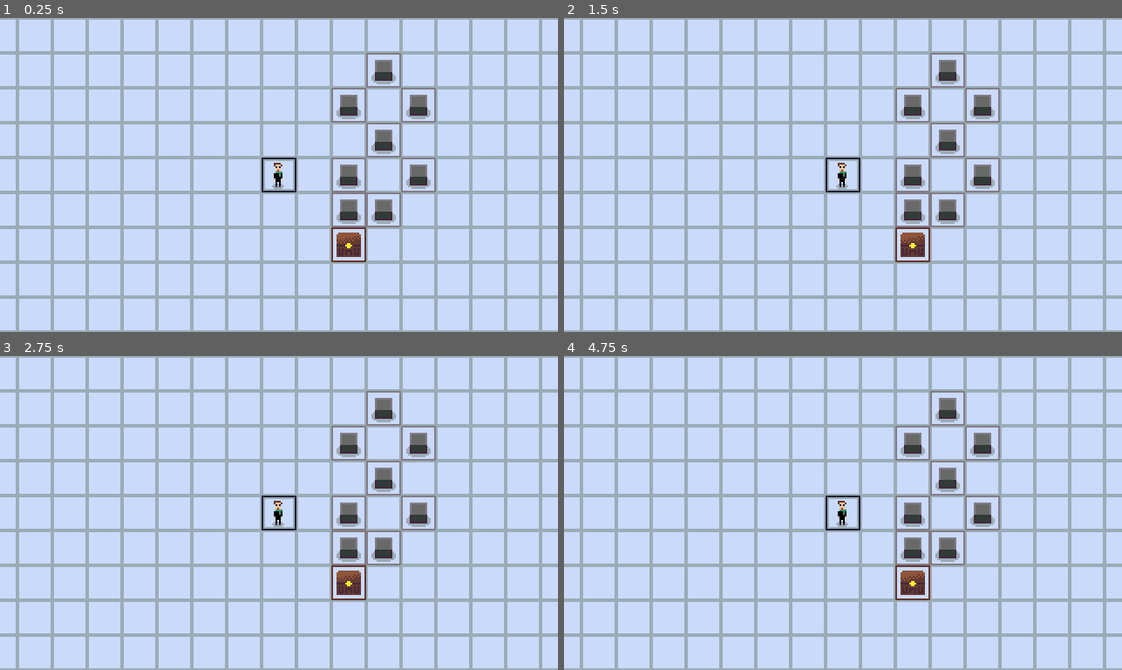
Above: before the commit, frames 1-4 (two rows, left to right).
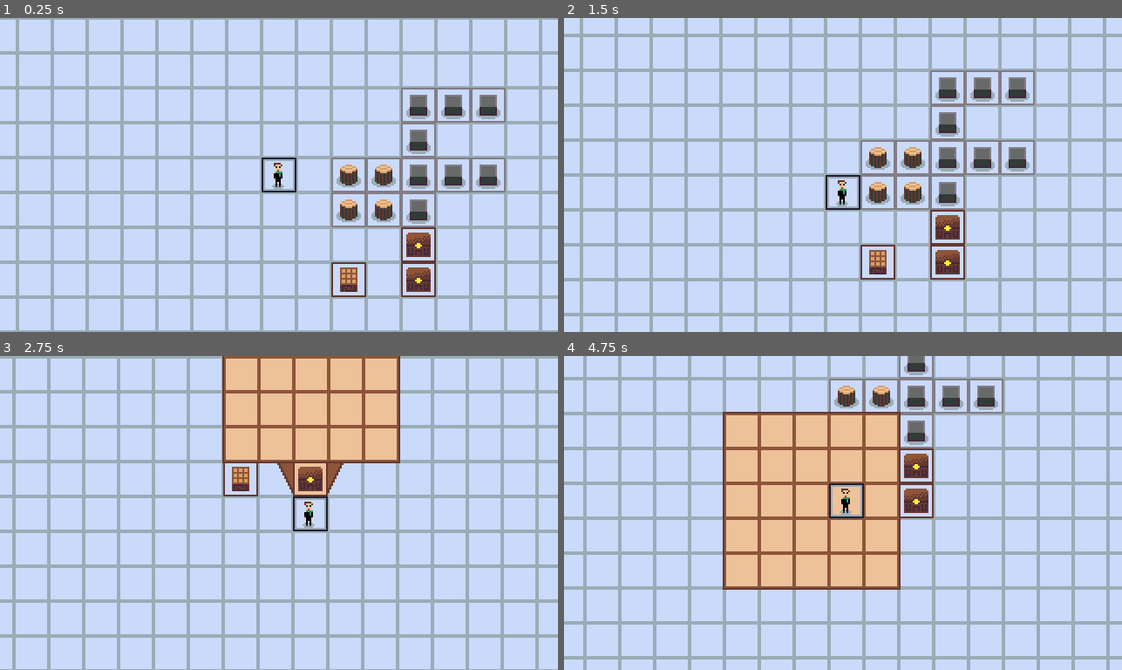
Above: after the commit, the same moments.

Repository: bojidar-bg/sokoban-sandbox
Game: Godot game, scene res://world/world.tscn
The game is run twice, just before and just after one commit, with the same random seed, the same clock (stepped at 60 frames per second) and the same inputs.
Inputs:
- Up to frame 1 (0.25 s): no input
- Up to frame 2 (1.5 s): tap Enter at 0.5 s; hold Right (move_right) 0.53-1.28 s; hold Ctrl (mod_interact) 0.53-1.28 s; tap Shift (mod_push) at 0.8, 1.35 s; hold Down (move_down) from 1.28 s (still down)
- Up to frame 3 (2.75 s): tap Ctrl (mod_interact) at 1.55 s; release Down (move_down) at 2.03 s; hold Right (move_right) from 2.03 s (still down); hold Ctrl (mod_interact) from 2.03 s (still down); tap Shift (mod_push) at 2.3 s
- Up to frame 4 (4.75 s): release Right (move_right) at 2.78 s; release Ctrl (mod_interact) at 2.78 s; hold Up (move_up) 2.78-3.53 s; tap Shift (mod_push) at 2.85, 3.8, 4.35 s; tap Ctrl (mod_interact) at 3.05, 4.55 s; hold Ctrl (mod_interact) 3.53-4.28 s; hold Left (move_left) from 3.53 s (still down)

The runs differ from the first frame. In frame 1, 6.4% of the frame differs, in the area x 59-91%, y 11-89%; in frame 2, 24%; in frame 3, 34%; in frame 4, 49%, in the area x 0-100%, y 0-100%.
Error before the commit: Parse Error: Expected a constant expression. (res://entity/entity.gd:9)

Commit message:
Better chests, crafting tables

Diff:
--- a/entity/entity.gd
+++ b/entity/entity.gd
@@ -2,56 +2,75 @@
 
 const GRID_SIZE = Vector2(20, 20)
 
-enum MoveFlags {
+enum {
 	MOVE_PUSH = 1 << 0
 	MOVE_ENTER = 1 << 1
+	MOVE_INTERACT = 1 << 2
 }
 const MOVE_DEFAULT = MOVE_PUSH | MOVE_ENTER
 
 var _moving = false
 var movement_time = 0.2 # s
 onready var tween = $tween
+onready var previous_global_position = global_position
 export var mass = 1
 
 func _ready():
-	get_parent().update_entity_position(self, get_grid_position())
+	get_parent().update_entity_position(self, get_grid_position(), Vector2())
+
+func _exit_tree():
+	get_parent().remove_entity(self)
+
+func get_resource_name():
+	return get_filename().get_file().get_basename()
 
 func get_grid_position():
 	return (position / GRID_SIZE).floor()
 
-func set_grid_position(grid_position):
-	position = grid_position.floor() * GRID_SIZE
-
-	get_parent().update_entity_position(self, get_grid_position())
+func get_mass():
+	return mass
 
 func move(offset, strength = mass, flags = MOVE_DEFAULT): # -> bool (could move)
-	strength -= mass
+	strength -= get_mass()
 	if offset.length_squared() < 0.01:
 		return true
 
 	if _moving or strength < 0:
 		return false
 
-	var original_moving_position = $moving.global_position
-
 	var to_push = get_parent().get_entity_at_position(get_grid_position() + offset)
 	if to_push != null:
 		if not (bool(flags & MOVE_PUSH) and to_push.move(offset, strength, flags)):
 			return false # Likely not enough strength
 
-	_moving = true
+	move_nocheck(offset)
+
+	return true
+
+func move_nocheck(offset):
+	if not _moving:
+		previous_global_position = global_position
 
 	position += offset * GRID_SIZE
 
-	get_parent().update_entity_position(self, get_grid_position())
+	var was_moving = _moving
+	_moving = true
+
+	get_parent().update_entity_position(self, get_grid_position(), offset)
+
+	if was_moving:
+		return
 
 	tween.remove_all()
-	$moving.global_position = original_moving_position
+	$moving.global_position = previous_global_position
 	tween.interpolate_property(
-		$moving, "global_position",
-		original_moving_position, global_position,
+		$moving, "position",
+		$moving.position, Vector2(),
 		movement_time, Tween.TRANS_CUBIC, Tween.EASE_OUT)
 	tween.start()
+
 	yield(tween, "tween_completed")
 
+	previous_global_position = global_position
+
 	_moving = false
--- a/entity/entity.tscn
+++ b/entity/entity.tscn
@@ -3,7 +3,7 @@
 [ext_resource path="res://entity/entity.gd" type="Script" id=1]
 [ext_resource path="res://entity/entity_frame.png" type="Texture" id=2]
 
-[node name="entity" type="Node2D"]
+[node name="entity" type="Node2D" index="0"]
 
 script = ExtResource( 1 )
 mass = 1
@@ -20,7 +20,7 @@
 [node name="tween" type="Tween" parent="." index="2"]
 
 repeat = false
-playback_process_mode = 0
+playback_process_mode = 1
 playback_speed = 1.0
 playback/active = false
 playback/repeat = false
--- a/entity/inventory/chest.gd
+++ /dev/null
@@ -1,52 +0,0 @@
-extends "res://entity/entity.gd"
-
-onready var inventory = $inventory
-
-func _ready():
-	pass
-
-func get_active_camera():
-	for camera in get_tree().get_nodes_in_group("__cameras_%d" % get_viewport().get_viewport_rid().get_id()):
-		if camera.current:
-			return camera
-
-func move(offset, strength = 0, flags = MOVE_DEFAULT):
-	if flags & MOVE_ENTER:
-		var to_push = inventory.get_entity_at_position(inventory.get_inside_position(offset))
-		if to_push != null:
-			if flags & MOVE_PUSH:
-				if to_push.move(offset, strength, flags):
-					return true
-				# ! no else here
-			else:
-				return false
-		else:
-			return true
-	return .move(offset, strength, flags)
-
-func move_into(entity, comming_from):
-	var offset = entity.get_grid_position() - comming_from
-
-	var camera = get_active_camera()
-	if camera and entity.is_a_parent_of(camera):
-		inventory.visible = true
-
-	if entity.is_inside_tree():
-		entity.get_parent().remove_child(entity)
-
-	inventory.add_child(entity)
-	entity.set_grid_position(inventory.get_inside_position(offset))
-
-func move_out(entity, offset):
-	var new_position = get_grid_position() + offset
-	inventory.remove_entity(entity)
-
-	var camera = get_active_camera()
-	if camera and entity.is_a_parent_of(camera):
-		inventory.visible = false
-
-	if entity.is_inside_tree():
-		entity.get_parent().remove_child(entity)
-
-	get_parent().add_child(entity)
-	entity.set_grid_position(new_position)
--- a/entity/inventory/chest.tscn
+++ b/entity/inventory/chest.tscn
@@ -1,51 +1,12 @@
-[gd_scene load_steps=6 format=2]
+[gd_scene load_steps=3 format=2]
 
-[ext_resource path="res://entity/entity.tscn" type="PackedScene" id=1]
-[ext_resource path="res://entity/inventory/chest.gd" type="Script" id=2]
-[ext_resource path="res://entity/inventory/inventories.png" type="Texture" id=3]
-[ext_resource path="res://entity/inventory/inventory.gd" type="Script" id=4]
-[ext_resource path="res://entity/inventory/grid.png" type="Texture" id=5]
+[ext_resource path="res://entity/inventory/inventory_entity.tscn" type="PackedScene" id=1]
+[ext_resource path="res://entity/inventory/inventories.png" type="Texture" id=2]
 
-[node name="chest" instance=ExtResource( 1 )]
-
-script = ExtResource( 2 )
-
-[node name="frame" parent="." index="0"]
-
-frame = 1
+[node name="chest" index="0" instance=ExtResource( 1 )]
 
 [node name="inventories" type="Sprite" parent="moving" index="0"]
 
-texture = ExtResource( 3 )
+texture = ExtResource( 2 )
 hframes = 6
 _sections_unfolded = [ "Animation" ]
-
-[node name="inventory" type="Node2D" parent="." index="3"]
-
-visible = false
-z_index = 5
-script = ExtResource( 4 )
-_sections_unfolded = [ "Z Index" ]
-rect = Rect2( -3, -2, 6, 4 )
-
-[node name="background" type="Node2D" parent="inventory" index="0"]
-
-z_index = -2
-_sections_unfolded = [ "Z Index" ]
-
-[node name="texture_rect" type="TextureRect" parent="inventory/background" index="0"]
-
-anchor_left = 0.0
-anchor_top = 0.0
-anchor_right = 0.0
-anchor_bottom = 0.0
-margin_right = 40.0
-margin_bottom = 40.0
-rect_pivot_offset = Vector2( 0, 0 )
-rect_clip_content = false
-mouse_filter = 1
-mouse_default_cursor_shape = 0
-size_flags_horizontal = 1
-size_flags_vertical = 1
-texture = ExtResource( 5 )
-stretch_mode = 2
--- /dev/null
+++ b/entity/inventory/crafting_table.gd
@@ -0,0 +1,90 @@
+extends "res://entity/inventory/inventory_entity.gd"
+
+onready var result_inventory = $result_inventory
+var pending_entity = null
+
+func move(offset, strength = 0, flags = MOVE_DEFAULT):
+	if flags & MOVE_INTERACT:
+		_update_pending()
+		if pending_entity != null:
+			for i in range(3):
+				for j in range(3):
+					var entity = inventory.get_entity_at_position(Vector2(j - 1, i - 1))
+					if entity != null:
+						entity.free()
+			var put_inside = true
+
+			if flags & MOVE_PUSH:
+				put_inside = not pending_entity.move(offset, strength, MOVE_PUSH)
+
+			if put_inside:
+				result_inventory.remove_child(pending_entity)
+				inventory.add_child(pending_entity)
+				pending_entity = null
+				return true
+			else:
+				pending_entity = null
+		return false
+	return .move(offset, strength, flags & (~MOVE_INTERACT))
+
+func update_inside_camera_view():
+	result_inventory.visible = false
+	.update_inside_camera_view()
+
+func update_outside_camera_view():
+	if Input.is_action_pressed("mod_interact") and should_show_inventory():
+		_update_pending()
+		display_frame.visible = false
+		inventory.visible = false
+		result_inventory.visible = true
+		$moving.z_index = 0
+	else:
+		result_inventory.visible = false
+		.update_outside_camera_view()
+
+func _update_pending():
+	var wanted = _match_recipe()
+	var current = pending_entity.get_filename() if pending_entity else ""
+	if wanted != current:
+		if pending_entity != null:
+			pending_entity.free()
+			pending_entity = null
+
+		if wanted != "":
+			pending_entity = load(wanted).instance()
+			pending_entity.position = Vector2(0, 0)
+			result_inventory.add_child(pending_entity)
+
+func _match_recipe():
+	var rows = {}
+	var cols = {}
+
+	for i in range(3):
+		for j in range(3):
+			var entity = inventory.get_entity_at_position(Vector2(j - 1, i - 1))
+			if entity != null:
+				cols[i] = true
+				rows[j] = true
+
+	if cols.has(0) and cols.has(2):
+		cols[1] = true
+	if rows.has(0) and rows.has(2):
+		rows[1] = true
+
+	var recipe_string = ""
+	for i in range(3): if cols.has(i):
+		if recipe_string != "":
+			recipe_string += " |"
+		for j in range(3): if rows.has(j):
+			if recipe_string != "":
+				recipe_string += " "
+			var entity = inventory.get_entity_at_position(Vector2(j - 1, i - 1))
+			recipe_string += entity.get_resource_name() if entity != null else "_"
+
+	var recipes = {
+		"stone stone | stone stone": "res://entity/inventory/chest.tscn",
+		"log log": "res://entity/inventory/crafting_table.tscn",
+		"log | log": "res://entity/inventory/crafting_table.tscn",
+	}
+
+	return recipes[recipe_string] if recipe_string in recipes else ""
--- /dev/null
+++ b/entity/inventory/crafting_table.tscn
@@ -0,0 +1,48 @@
+[gd_scene load_steps=6 format=2]
+
+[ext_resource path="res://entity/inventory/inventory_entity.tscn" type="PackedScene" id=1]
+[ext_resource path="res://entity/inventory/crafting_table.gd" type="Script" id=2]
+[ext_resource path="res://entity/inventory/inventories.png" type="Texture" id=3]
+[ext_resource path="res://entity/inventory/inventory_grid.gd" type="Script" id=4]
+[ext_resource path="res://entity/inventory/grid.png" type="Texture" id=5]
+
+[node name="crafting_table" index="0" instance=ExtResource( 1 )]
+
+script = ExtResource( 2 )
+
+[node name="inventories" type="Sprite" parent="moving" index="0"]
+
+texture = ExtResource( 3 )
+hframes = 6
+frame = 1
+_sections_unfolded = [ "Animation" ]
+
+[node name="result_inventory" type="Node2D" parent="." index="5"]
+
+visible = false
+script = ExtResource( 4 )
+rect = Rect2( 0, 0, 0, 0 )
+
+[node name="background" type="Node2D" parent="result_inventory" index="0"]
+
+[node name="texture_rect" type="NinePatchRect" parent="result_inventory/background" index="0"]
+
+anchor_left = 0.0
+anchor_top = 0.0
+anchor_right = 0.0
+anchor_bottom = 0.0
+margin_right = 42.0
+margin_bottom = 42.0
+rect_pivot_offset = Vector2( 0, 0 )
+rect_clip_content = false
+mouse_filter = 2
+mouse_default_cursor_shape = 0
+size_flags_horizontal = 1
+size_flags_vertical = 1
+texture = ExtResource( 5 )
+patch_margin_left = 1
+patch_margin_top = 1
+patch_margin_right = 1
+patch_margin_bottom = 1
+axis_stretch_horizontal = 1
+axis_stretch_vertical = 1
--- /dev/null
+++ b/entity/inventory/inventory_entity.gd
@@ -0,0 +1,92 @@
+extends "res://entity/entity.gd"
+
+onready var inventory = $inventory
+onready var display_frame = $display_frame
+var is_camera_inside = false
+var internal_mass = 0
+
+func _ready():
+	pass
+
+func get_mass():
+	return mass + inventory.get_total_mass()
+
+func move(offset, strength = 0, flags = MOVE_DEFAULT):
+	if flags & MOVE_ENTER:
+		var to_push = inventory.get_entity_at_position(inventory.get_inside_position(offset))
+		if to_push != null:
+			if flags & MOVE_PUSH:
+				if to_push.move(offset, strength, flags):
+					return true
+				# ! no else here
+			else:
+				return false
+		else:
+			return true
+	return .move(offset, strength, flags & (~MOVE_ENTER))
+
+func move_into(entity, offset):
+	var camera = _get_active_camera()
+	if camera and entity.is_a_parent_of(camera):
+		is_camera_inside = true
+
+	if entity.is_inside_tree():
+		entity.get_parent().remove_child(entity)
+
+	inventory.add_child(entity)
+
+	entity.position = (inventory.get_inside_position(offset) - offset) * GRID_SIZE
+	entity.move_nocheck(offset)
+
+func move_out(entity, offset):
+	var camera = _get_active_camera()
+	if camera and entity.is_a_parent_of(camera):
+		is_camera_inside = false
+
+	if entity.is_inside_tree():
+		entity.get_parent().remove_child(entity)
+
+	get_parent().add_child(entity)
+	entity.position = position
+	entity.move_nocheck(offset)
+
+func _process(delta):
+	if is_camera_inside:
+		update_inside_camera_view()
+	else:
+		call_deferred("update_outside_camera_view")
+
+func update_inside_camera_view():
+	var camera_global_position = _get_active_camera().get_global_position()
+	display_frame.visible = false
+	inventory.visible = true
+	$moving.z_index = 2
+	inventory.position = inventory.global_position - camera_global_position
+
+func should_show_inventory():
+	var camera_global_position = _get_active_camera().get_global_position()
+	var offset = ((global_position - camera_global_position) / GRID_SIZE).round()
+	return (
+		get_parent() == _get_active_camera().get_node("../../..") # HAACK
+		and offset.length_squared() < 2
+		and not Input.is_action_pressed("mod_push")
+	)
+
+
+func update_outside_camera_view():
+	var camera_global_position = _get_active_camera().get_global_position()
+	var offset = ((global_position - camera_global_position) / GRID_SIZE).round()
+	var inside = inventory.get_inside_position(offset)
+	var show_inventory = should_show_inventory()
+
+	display_frame.visible = show_inventory
+	display_frame.rotation = offset.angle() - PI / 2
+	$moving.z_index = 2 if show_inventory else 0
+
+	inventory.visible = show_inventory
+	inventory.position = global_position - camera_global_position - inside * GRID_SIZE
+
+func _get_active_camera():
+	for camera in get_tree().get_nodes_in_group("__cameras_%d" % get_viewport().get_viewport_rid().get_id()):
+		if camera.current:
+			return camera
--- /dev/null
+++ b/entity/inventory/inventory_entity.tscn
@@ -0,0 +1,58 @@
+[gd_scene load_steps=6 format=2]
+
+[ext_resource path="res://entity/entity.tscn" type="PackedScene" id=1]
+[ext_resource path="res://entity/inventory/inventory_entity.gd" type="Script" id=2]
+[ext_resource path="res://entity/inventory/inventory_grid.gd" type="Script" id=3]
+[ext_resource path="res://entity/inventory/grid.png" type="Texture" id=4]
+[ext_resource path="res://entity/inventory/grid_frame.png" type="Texture" id=5]
+
+[node name="inventory_entity" index="0" instance=ExtResource( 1 )]
+
+script = ExtResource( 2 )
+
+[node name="frame" parent="." index="0"]
+
+frame = 1
+
+[node name="inventory" type="Node2D" parent="." index="3"]
+
+visible = false
+z_index = 5
+script = ExtResource( 3 )
+_sections_unfolded = [ "Z Index" ]
+rect = Rect2( -2, -2, 4, 4 )
+
+[node name="background" type="Node2D" parent="inventory" index="0"]
+
+z_index = -2
+_sections_unfolded = [ "Z Index" ]
+
+[node name="texture_rect" type="NinePatchRect" parent="inventory/background" index="0"]
+
+anchor_left = 0.0
+anchor_top = 0.0
+anchor_right = 0.0
+anchor_bottom = 0.0
+margin_right = 42.0
+margin_bottom = 42.0
+rect_pivot_offset = Vector2( 0, 0 )
+rect_clip_content = false
+mouse_filter = 2
+mouse_default_cursor_shape = 0
+size_flags_horizontal = 1
+size_flags_vertical = 1
+texture = ExtResource( 4 )
+patch_margin_left = 1
+patch_margin_top = 1
+patch_margin_right = 1
+patch_margin_bottom = 1
+axis_stretch_horizontal = 1
+axis_stretch_vertical = 1
+_sections_unfolded = [ "Axis Stretch" ]
+
+[node name="display_frame" type="Sprite" parent="." index="4"]
+
+visible = false
+z_index = 1
+texture = ExtResource( 5 )
+_sections_unfolded = [ "Z Index" ]
--- a/entity/inventory/inventory.gd
+++ b/entity/inventory/inventory_grid.gd
@@ -3,16 +3,16 @@
 export var rect = Rect2(-1, -1, 2, 2)
 
 func _ready():
-	$background/texture_rect.rect_position = (rect.position - Vector2(0.5, 0.5)) * GRID_SIZE
-	$background/texture_rect.rect_size = (rect.size + Vector2(1, 1)) * GRID_SIZE
+	$background/texture_rect.rect_position = (rect.position - Vector2(0.5, 0.5)) * GRID_SIZE - Vector2(1, 1)
+	$background/texture_rect.rect_size = (rect.size + Vector2(1, 1)) * GRID_SIZE + Vector2(2, 2)
 
-func update_entity_position(entity, pos):
-	var offset = get_outside_offset(pos)
+func update_entity_position(entity, pos, offset):
+	var outside_offset = get_outside_offset(pos)
 
-	if offset != Vector2():
+	if outside_offset != Vector2():
 		get_parent().move_out(entity, offset)
 	else:
-		.update_entity_position(entity, pos)
+		.update_entity_position(entity, pos, offset)
 
 func get_entity_at_position(pos):
 	var offset = get_outside_offset(pos)
@@ -35,13 +35,20 @@
 	return offset
 
 func get_inside_position(offset):
-	var pos = Vector2()
+	var pos = offset
 	if offset.x < 0:
-		pos.x += rect.end.x
+		pos.x += rect.end.x + 1
 	elif offset.x > 0:
-		pos.x += rect.position.x
+		pos.x += rect.position.x - 1
+
 	if offset.y < 0:
-		pos.y += rect.end.y
+		pos.y += rect.end.y + 1
 	elif offset.y > 0:
-		pos.y += rect.position.y
+		pos.y += rect.position.y - 1
 	return pos
+
+func get_total_mass():
+	var mass = 0
+	for entity in entities:
+		mass += entity.get_mass()
+	return mass
--- /dev/null
+++ b/entity/resource/log.tscn
@@ -0,0 +1,11 @@
+[gd_scene load_steps=2 format=2]
+
+[ext_resource path="res://entity/resource/resource.tscn" type="PackedScene" id=1]
+
+[node name="log" instance=ExtResource( 1 )]
+
+mass = 3
+
+[node name="resource" parent="moving" index="0"]
+
+frame = 1
--- a/entity/resource.tscn
+++ b/entity/resource/resource.tscn
@@ -1,11 +1,9 @@
 [gd_scene load_steps=3 format=2]
 
 [ext_resource path="res://entity/entity.tscn" type="PackedScene" id=1]
-[ext_resource path="res://entity/resources.png" type="Texture" id=2]
+[ext_resource path="res://entity/resource/resources.png" type="Texture" id=2]
 
 [node name="resource" instance=ExtResource( 1 )]
-
-mass = 5
 
 [node name="resource" type="Sprite" parent="moving" index="0"]
 
--- /dev/null
+++ b/entity/resource/stone.tscn
@@ -0,0 +1,7 @@
+[gd_scene load_steps=2 format=2]
+
+[ext_resource path="res://entity/resource/resource.tscn" type="PackedScene" id=1]
+
+[node name="stone" index="0" instance=ExtResource( 1 )]
+
+mass = 5
--- a/grid.gd
+++ b/grid.gd
@@ -5,13 +5,13 @@
 var entities = {} # Entity -> Vector2
 var positions = {} # Vector2 -> Entity
 
-func update_entity_position(entity, pos):
+func update_entity_position(entity, pos, offset):
 	if entity in entities:
 		positions.erase(entities[entity])
+
 	if pos in positions:
 		if entity != positions[pos]:
-			positions[pos].move_into(entity, entities[entity])
-			entities.erase(entity)
+			positions[pos].move_into(entity, offset)
 	else:
 		entities[entity] = pos
 		positions[pos] = entity
--- a/player/player.gd
+++ b/player/player.gd
@@ -1,6 +1,7 @@
 extends "res://entity/entity.gd"
 
 export var strength = 2
+var last_horizontal = false
 
 func _ready():
 	# Called when the node is added to the scene for the first time.
@@ -14,13 +15,26 @@
 			flags = MOVE_PUSH
 		else:
 			flags = MOVE_DEFAULT
+		if Input.is_action_pressed("mod_interact"):
+			flags |= MOVE_INTERACT
+
+		var direction = Vector2(0, 0)
 
 		if Input.is_action_pressed("move_right"):
-			move(Vector2(1, 0), strength + mass, flags)
+			direction.x += 1
 		if Input.is_action_pressed("move_left"):
-			move(Vector2(-1, 0), strength + mass, flags)
+			direction.x -= 1
 		if Input.is_action_pressed("move_down"):
-			move(Vector2(0, 1), strength + mass, flags)
+			direction.y += 1
 		if Input.is_action_pressed("move_up"):
-			move(Vector2(0, -1), strength + mass, flags)
+			direction.y -= 1
+
+		if direction.x != 0 and direction.y != 0:
+			if last_horizontal:
+				direction.y = 0
+			else:
+				direction.x = 0
+			last_horizontal = not last_horizontal
+
+		move(direction, strength + mass, flags)
 		$moving/overlay/label.text = str(get_grid_position())
--- a/project.godot
+++ b/project.godot
@@ -69,4 +69,5 @@
 
 [rendering]
 
+quality/2d/use_pixel_snap=true
 environment/default_environment="res://default_env.tres"
--- a/world/world.tscn
+++ b/world/world.tscn
@@ -1,13 +1,16 @@
-[gd_scene load_steps=7 format=2]
+[gd_scene load_steps=10 format=2]
 
 [ext_resource path="res://world/world.gd" type="Script" id=1]
 [ext_resource path="res://world/grid.png" type="Texture" id=2]
 [ext_resource path="res://world/world_background.gd" type="Script" id=3]
 [ext_resource path="res://player/player.tscn" type="PackedScene" id=4]
 [ext_resource path="res://entity/inventory/chest.tscn" type="PackedScene" id=5]
-[ext_resource path="res://entity/resource.tscn" type="PackedScene" id=6]
+[ext_resource path="res://entity/inventory/crafting_table.tscn" type="PackedScene" id=6]
+[ext_resource path="res://entity/resource/log.tscn" type="PackedScene" id=7]
+[ext_resource path="res://entity/entity.gd" type="Script" id=8]
+[ext_resource path="res://entity/resource/stone.tscn" type="PackedScene" id=9]
 
-[node name="world" type="Node2D" index="0"]
+[node name="world" type="Node2D"]
 
 script = ExtResource( 1 )
 
@@ -39,41 +42,78 @@
 [node name="player" parent="." index="1" instance=ExtResource( 4 )]
 
 _sections_unfolded = [ "Transform" ]
-strength = 5
+strength = 6
 
 [node name="chest" parent="." index="2" instance=ExtResource( 5 )]
 
-position = Vector2( 40, 40 )
+position = Vector2( 80, 40 )
 _sections_unfolded = [ "Transform" ]
 
-[node name="resource" parent="." index="3" instance=ExtResource( 6 )]
+[node name="chest2" parent="." index="3" instance=ExtResource( 5 )]
+
+position = Vector2( 80, 60 )
+_sections_unfolded = [ "Transform" ]
+
+[node name="crafting_table" parent="." index="4" instance=ExtResource( 6 )]
+
+position = Vector2( 40, 60 )
+
+[node name="log" parent="." index="5" instance=ExtResource( 7 )]
 
 position = Vector2( 40, 20 )
+script = ExtResource( 8 )
 
-[node name="resource2" parent="." index="4" instance=ExtResource( 6 )]
+[node name="log2" parent="." index="6" instance=ExtResource( 7 )]
 
 position = Vector2( 60, 20 )
+script = ExtResource( 8 )
 
-[node name="resource5" parent="." index="5" instance=ExtResource( 6 )]
+[node name="log3" parent="." index="7" instance=ExtResource( 7 )]
 
-position = Vector2( 60, -20 )
+position = Vector2( 40, 0 )
+script = ExtResource( 8 )
 
-[node name="resource6" parent="." index="6" instance=ExtResource( 6 )]
+[node name="log4" parent="." index="8" instance=ExtResource( 7 )]
 
-position = Vector2( 40, -40 )
+position = Vector2( 60, 0 )
+script = ExtResource( 8 )
 
-[node name="resource7" parent="." index="7" instance=ExtResource( 6 )]
+[node name="stone" parent="." index="9" instance=ExtResource( 9 )]
+
+position = Vector2( 80, 0 )
+script = ExtResource( 8 )
+
+[node name="stone8" parent="." index="10" instance=ExtResource( 9 )]
 
 position = Vector2( 80, -40 )
+script = ExtResource( 8 )
 
-[node name="resource8" parent="." index="8" instance=ExtResource( 6 )]
+[node name="stone2" parent="." index="11" instance=ExtResource( 9 )]
 
-position = Vector2( 60, -60 )
+position = Vector2( 80, 20 )
+script = ExtResource( 8 )
 
-[node name="resource3" parent="." index="9" instance=ExtResource( 6 )]
+[node name="stone5" parent="." index="12" instance=ExtResource( 9 )]
 
-position = Vector2( 40, 0 )
+position = Vector2( 80, -20 )
+script = ExtResource( 8 )
 
-[node name="resource4" parent="." index="10" instance=ExtResource( 6 )]
+[node name="stone3" parent="." index="13" instance=ExtResource( 9 )]
 
-position = Vector2( 80, 0 )
+position = Vector2( 100, 0 )
+script = ExtResource( 8 )
+
+[node name="stone7" parent="." index="14" instance=ExtResource( 9 )]
+
+position = Vector2( 100, -40 )
+script = ExtResource( 8 )
+
+[node name="stone4" parent="." index="15" instance=ExtResource( 9 )]
+
+position = Vector2( 120, 0 )
+script = ExtResource( 8 )
+
+[node name="stone6" parent="." index="16" instance=ExtResource( 9 )]
+
+position = Vector2( 120, -40 )
+script = ExtResource( 8 )
Binary file changed: entity/inventory/grid.png
Binary file added: entity/inventory/grid_frame.png
Not shown, added: entity/inventory/grid_frame.png.import
Binary file added: entity/resource/resources.png
Not shown, changed: entity/resource/resources.png.import
Binary file removed: entity/resources.png
